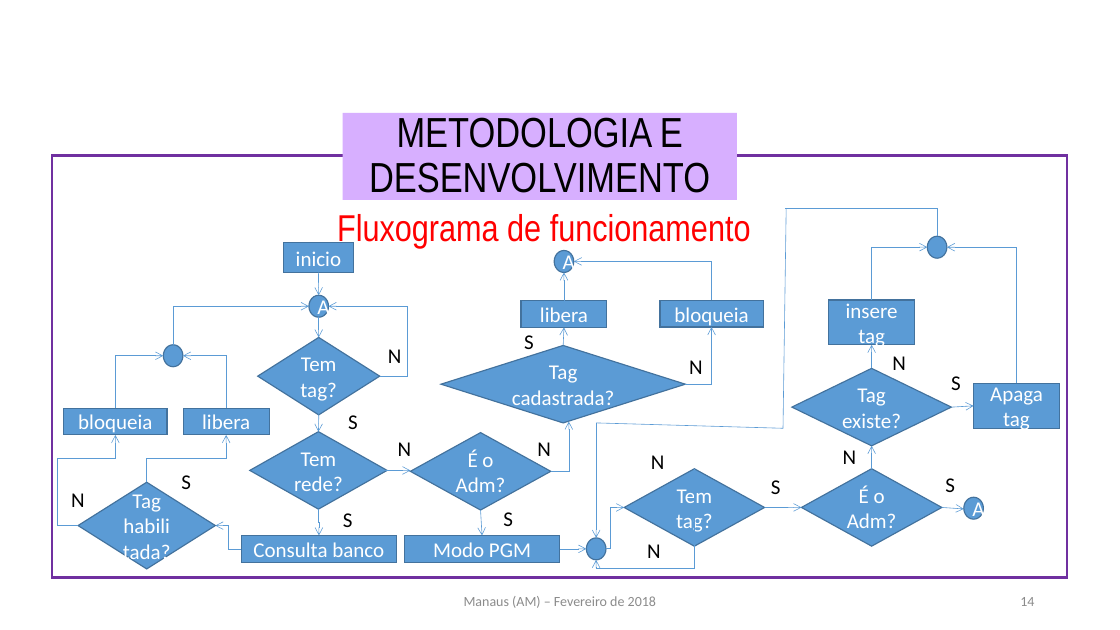
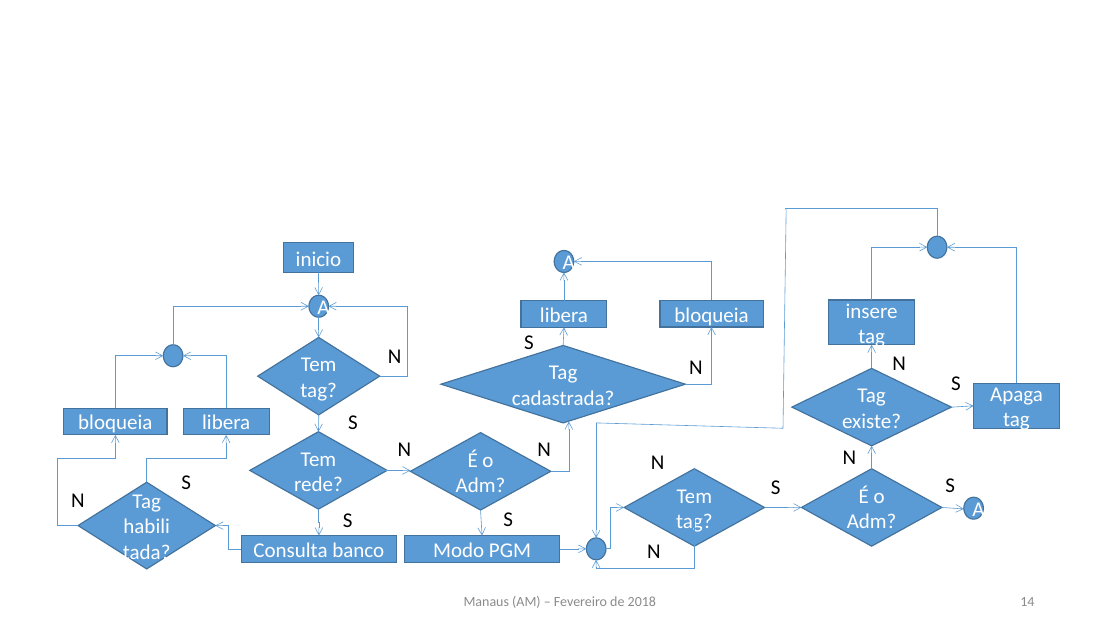
Before and after one commit to carloskalill10/laboratorios_mysql, a slide deck: slide 14 of apresentação/Apresentação.pptx. Drawn at 1120x630 pixels with LibreOffice and Linux fonts; fonts in the diff are those of the drawing; background and template pictures are left out. Boxes give left, top, right and bottom in pixels: in the first picture for what was removed or moved away, otherwise in the second. Text is boxed around its words. In the diff, an @@ line names an element or a change of style, - is before the commit and + after.

```diff
--- a/apresentação/Apresentação.pptx
+++ b/apresentação/Apresentação.pptx
@@ title removed at box(343, 113, 737, 200) @@
-METODOLOGIA E DESENVOLVIMENTO
@@ rectangle removed at box(52, 155, 1067, 577) @@
@@ text removed at box(337, 214, 751, 248) @@
-Fluxograma de funcionamento
```
Also in this commit, not shown: 1 other slide changed, 4 other files.
